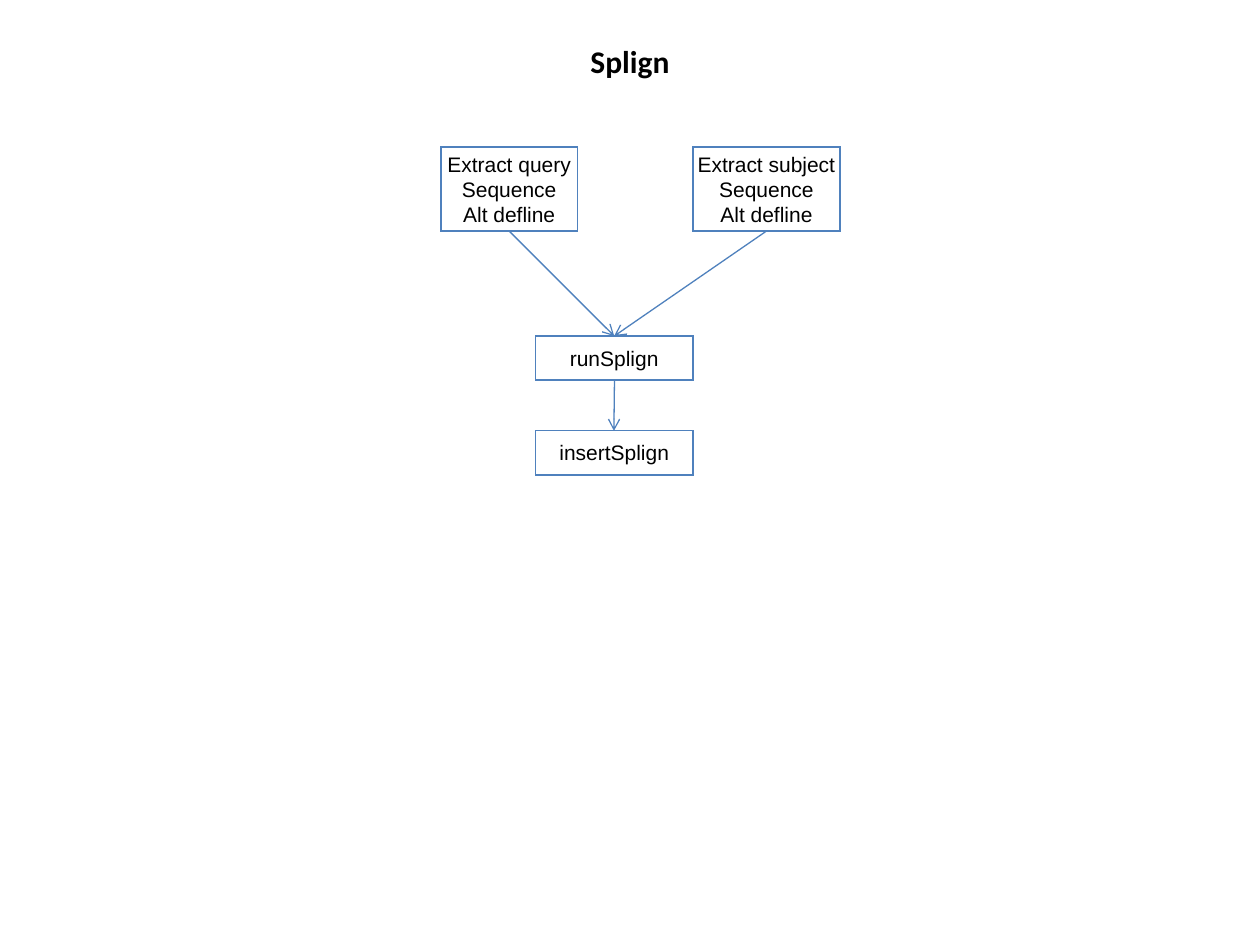
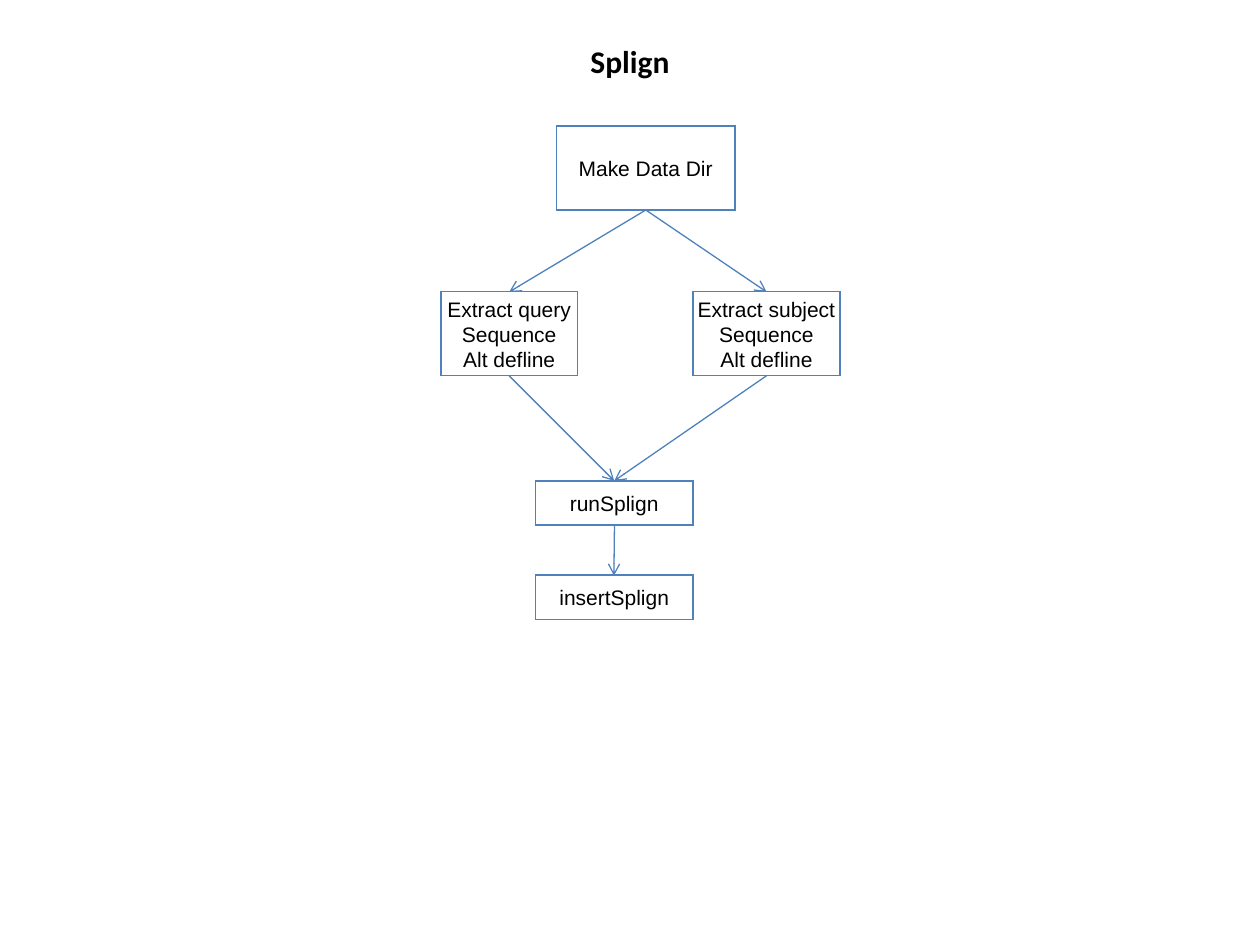
Before and after one commit to VEuPathDB/ApiCommonData, a slide deck: slide 8 of Load/doc/workflow/AnalysisWorkflow.ppt. Drawn at 1260x945 pixels with LibreOffice and Linux fonts; fonts in the diff are those of the drawing. Boxes give left, top, right and bottom in pixels: in the first picture for what was removed or moved away, otherwise in the second. Text is boxed around its words. In the diff, an @@ line names an element or a change of style, - is before the commit and + after.

```diff
--- a/Load/doc/workflow/AnalysisWorkflow.ppt
+++ b/Load/doc/workflow/AnalysisWorkflow.ppt
@@ rectangle added at box(557, 126, 736, 210), outline #4F81BD 0.74 pt, 12 pt, text #000000 @@
+Make Data Dir
@@ arrow moved from (509, 231) - (614, 336) to (646, 210) - (509, 292) @@
@@ arrow moved from (766, 231) - (614, 336) to (646, 210) - (766, 292) @@
@@ arrow added from (509, 375) to (614, 481), #4F81BD 0.74 pt @@
@@ arrow added from (766, 375) to (614, 481), #4F81BD 0.74 pt @@
@@ 4 rectangles, 1 arrow: place and size @@
-4 rectangles, 1 arrow at box(441, 147, 840, 475)
+4 rectangles, 1 arrow at box(441, 292, 840, 620)
```
Also in this commit, not shown: 4 other slides changed, 7 other files.
